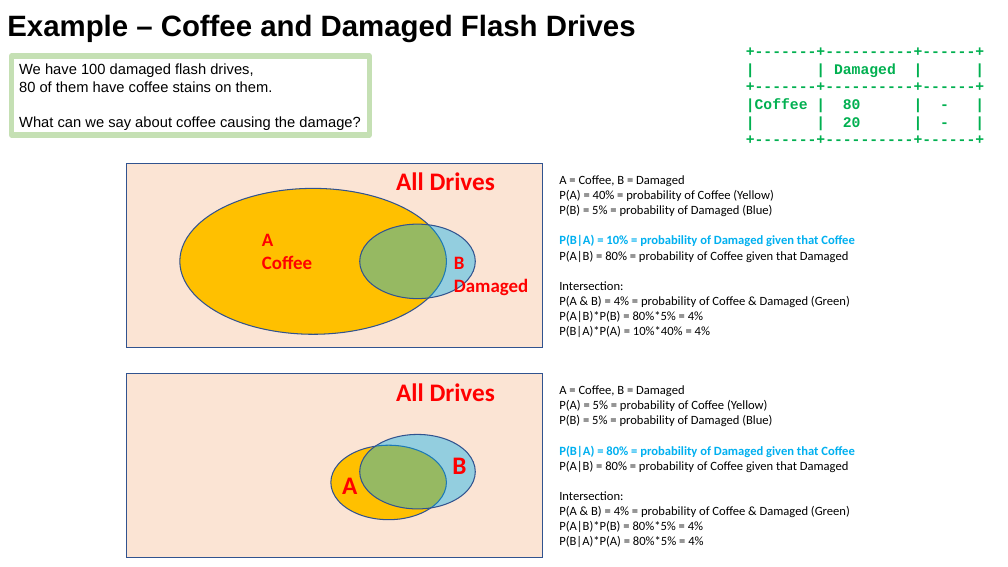
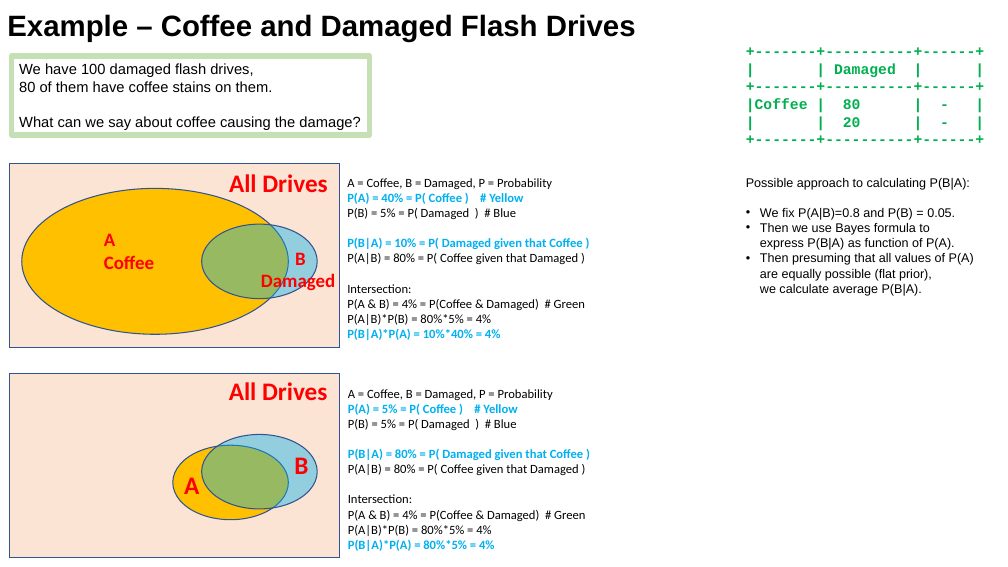
Before and after one commit to lselector/ml_ai_doc, a slide deck: slide 6 of statistics_08_Bayes_Bayesian.pptx. Drawn at 1008x567 pixels with LibreOffice and Linux fonts; fonts in the diff are those of the drawing. Boxes give left, top, right and bottom in pixels: in the first picture for what was removed or moved away, otherwise in the second. Text is boxed around its words. In the diff, an @@ line names an element or a change of style, - is before the commit and + after.

```diff
--- a/statistics_08_Bayes_Bayesian.pptx
+++ b/statistics_08_Bayes_Bayesian.pptx
@@ rectangle: place and size @@
-rectangle at box(127, 163, 543, 348)
+rectangle at box(10, 163, 340, 348)
@@ text "All Drives": place and size @@
-text "All Drives" at box(396, 172, 495, 190)
+text "All Drives" at box(229, 174, 327, 192)
@@ text "A = Coffee, B = ...": place and size @@
-text "A = Coffee, B = ..." at box(559, 175, 854, 337)
+text "A = Coffee, B = ..." at box(347, 178, 585, 340)
@@ text at box(347, 178, 582, 264): text changed @@
-A = Coffee, B = Damaged
-P(A) = 40% = probability of Coffee (Yellow)
-P(B) = 5% = probability of Damaged (Blue)
-P(B|A) = 10% = probability of Damaged given that Coffee
-P(A|B) = 80% = probability of Coffee given that Damaged
+A = Coffee, B = Damaged, P = Probability
+P(A) = 40% = P( Coffee ) # Yellow
+P(B) = 5% = P( Damaged ) # Blue
+P(B|A) = 10% = P( Damaged given that Coffee )
+P(A|B) = 80% = P( Coffee given that Damaged )
@@ text added at box(746, 178, 974, 296), 12 pt, text #000000 @@
+Possible approach to calculating P(B|A):
+• We fix P(A|B)=0.8 and P(B) = 0.05.
+• Then we use Bayes formula to
+  express P(B|A) as function of P(A).
+• Then presuming that all values of P(A)
+  are equally possible (flat prior),
+  we calculate average P(B|A).
@@ text "B": place and size @@
-text "B" at box(454, 256, 528, 295)
+text "B" at box(261, 252, 335, 293)
@@ text at box(347, 299, 585, 310): text changed @@
-P(A & B) = 4% = probability of Coffee & Damaged (Green)
+P(A & B) = 4% = P(Coffee & Damaged) # Green
@@ text at box(347, 328, 501, 340): text colour #000000 to #00B0F0, bold on in "P(B|A)*P(A) = 10%*40% = 4%" @@
@@ rectangle: place and size @@
-rectangle at box(127, 374, 543, 558)
+rectangle at box(10, 374, 340, 558)
@@ text "All Drives": place and size @@
-text "All Drives" at box(396, 383, 495, 401)
+text "All Drives" at box(229, 382, 327, 400)
@@ text "A = Coffee, B = ...": place and size @@
-text "A = Coffee, B = ..." at box(559, 385, 854, 547)
+text "A = Coffee, B = ..." at box(348, 389, 585, 551)
@@ text at box(348, 389, 583, 475): text changed @@
-A = Coffee, B = Damaged
-P(A) = 5% = probability of Coffee (Yellow)
-P(B) = 5% = probability of Damaged (Blue)
-P(B|A) = 80% = probability of Damaged given that Coffee
-P(A|B) = 80% = probability of Coffee given that Damaged
+A = Coffee, B = Damaged, P = Probability
+P(A) = 5% = P( Coffee ) # Yellow
+P(B) = 5% = P( Damaged ) # Blue
+P(B|A) = 80% = P( Damaged given that Coffee )
+P(A|B) = 80% = P( Coffee given that Damaged )
@@ 4 ellipses, 3 texts: place and size @@
-4 ellipses, 3 texts at box(180, 188, 476, 520)
+4 ellipses, 3 texts at box(22, 188, 318, 520)
@@ text at box(348, 510, 585, 521): text changed @@
-P(A & B) = 4% = probability of Coffee & Damaged (Green)
+P(A & B) = 4% = P(Coffee & Damaged) # Green
@@ text at box(348, 539, 495, 551): text colour #000000 to #00B0F0, bold on in "P(B|A)*P(A) = 80%*5% = 4%" @@
```
Also in this commit, not shown: 1 slide added.
